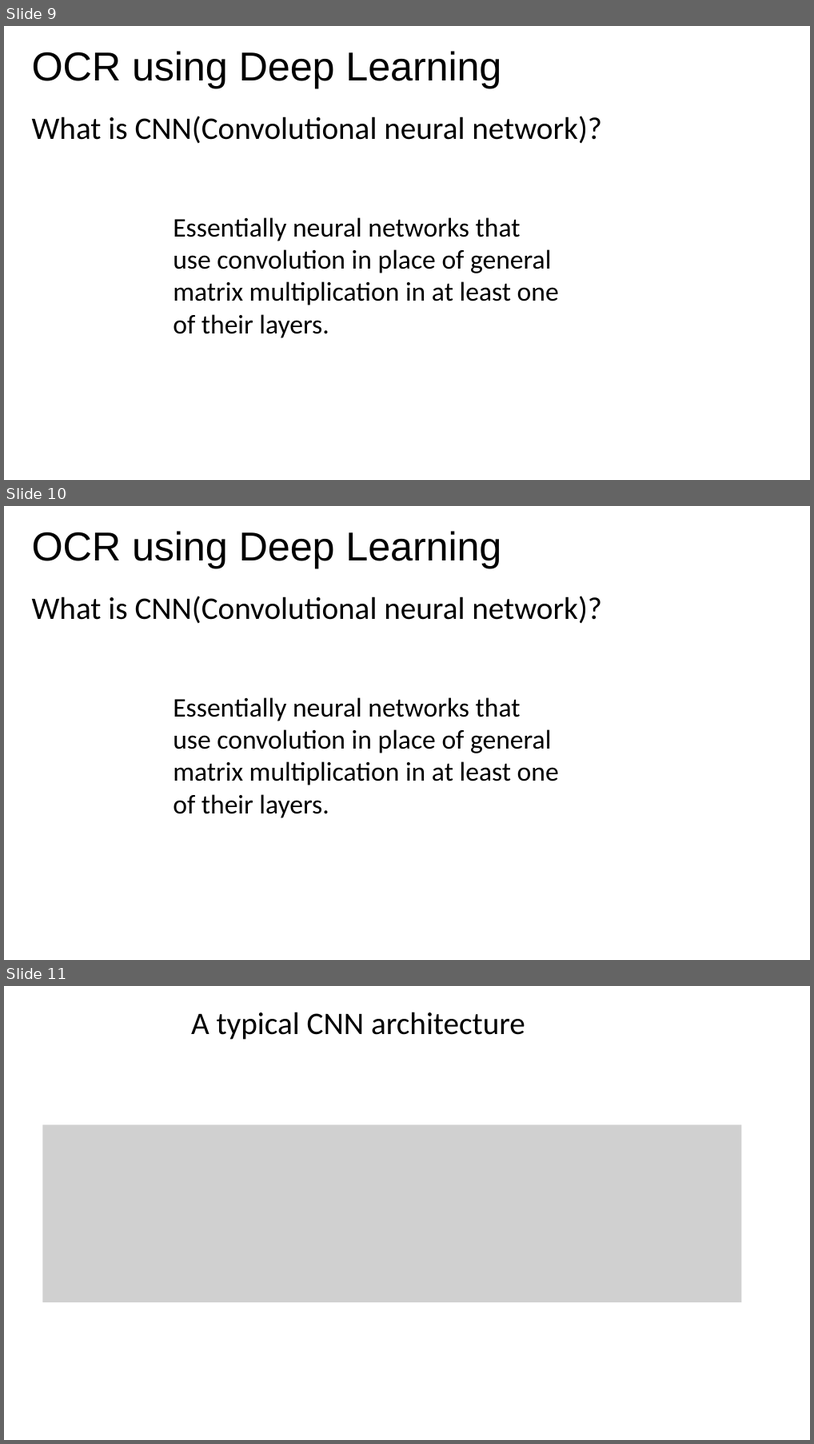
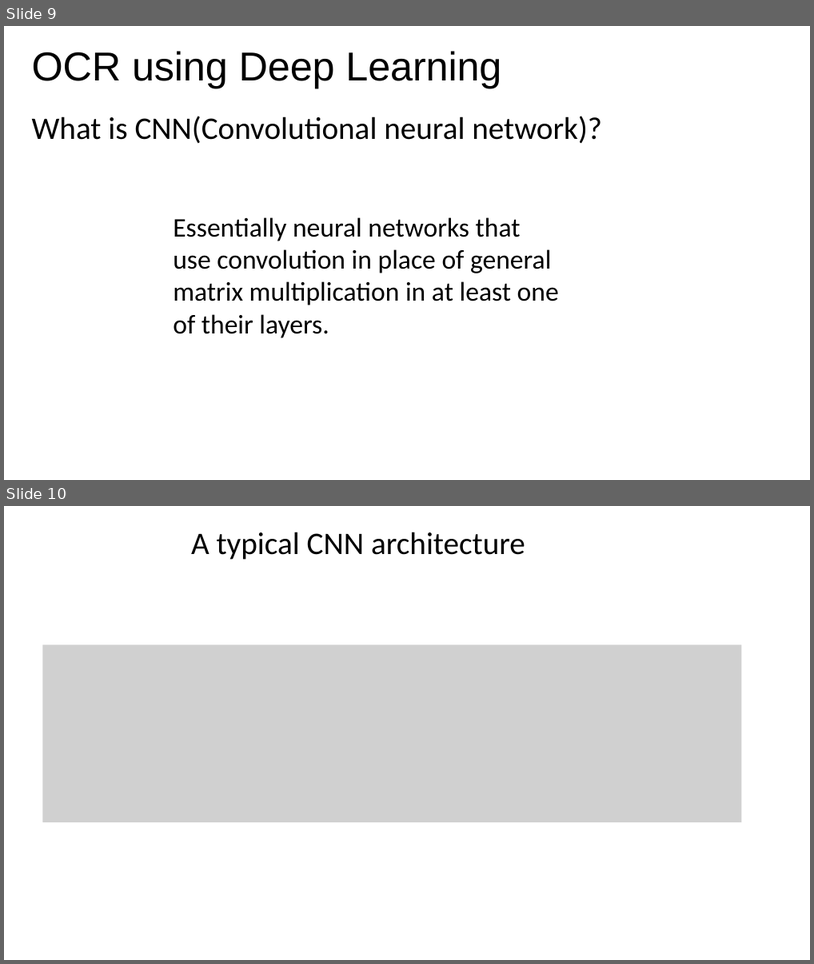
Before and after one commit to CMWENLIU/fast_tensor, a slide deck: efs/HCR.pptx. Shown one above the other, each under a label of ours: slides 9, 10 and 11 before the commit, slides 9 and 10 after it. The pictures are 814x1444 and 814x964 pixels, drawn with LibreOffice and Linux fonts; fonts in the diff are those of the drawing; grey boxes stand for pictures. Boxes give left, top, right and bottom in pixels: in the first picture for what was removed or moved away, otherwise in the second. Text is boxed around its words. In the diff, an @@ line names an element or a change of style, - is before the commit and + after.

```diff
--- a/efs/HCR.pptx
+++ b/efs/HCR.pptx
@@ slide 10 removed at <box>4,506,810,960</box>, background #FFFFFF @@
@@ title removed at <box>32,531,502,568</box> @@
-OCR using Deep Learning
@@ text removed at <box>32,596,602,624</box> @@
-What is CNN(Convolutional neural network)?
@@ text removed at <box>173,697,559,818</box> @@
-Essentially neural networks that use convolution in place of general matrix multiplication in at least one of their layers.
@@ page number removed at <box>603,921,620,948</box> @@
-10
@@ what was slide 11 is now slide 10 @@
```
Also in this commit, not shown: 11 slides changed, 4 slides added, 1 other slide removed, 1 other file.
